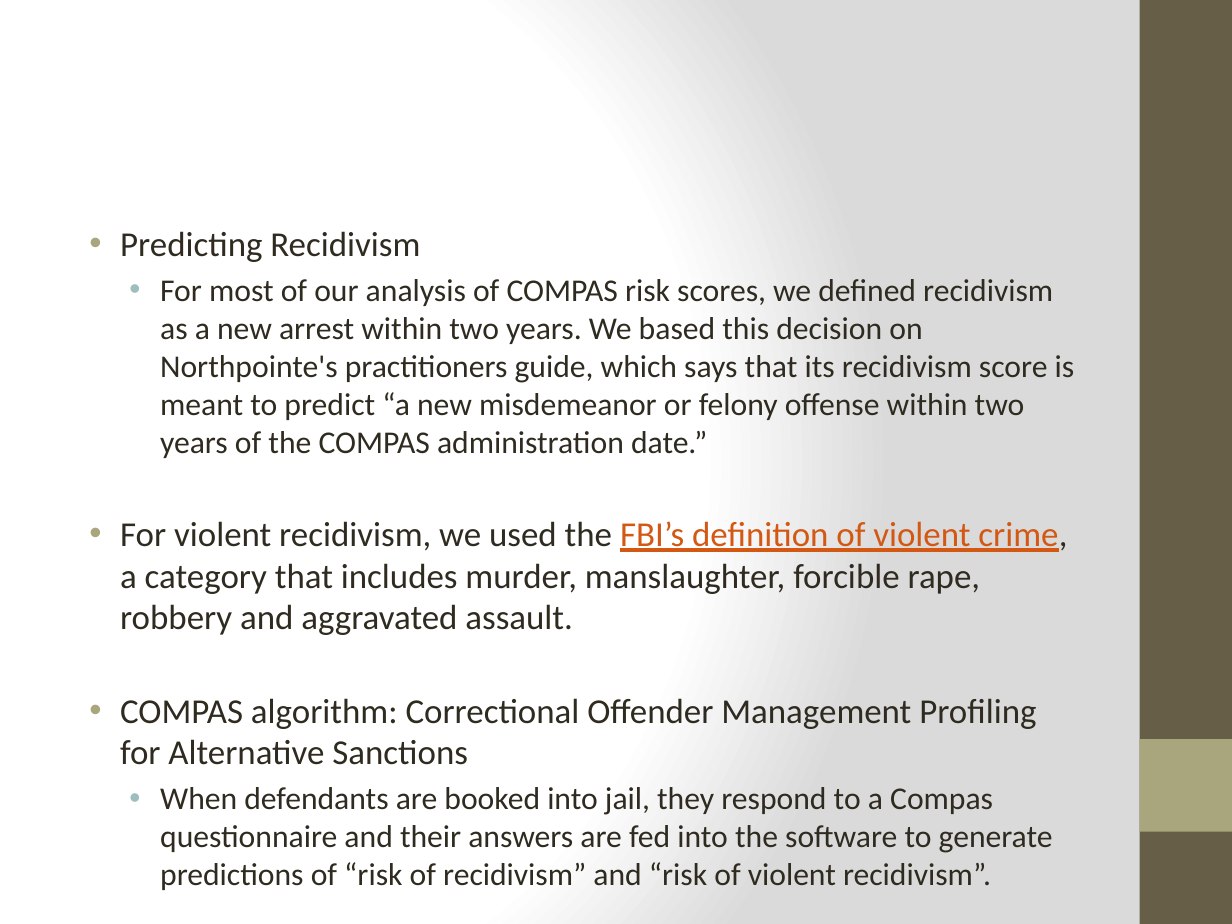
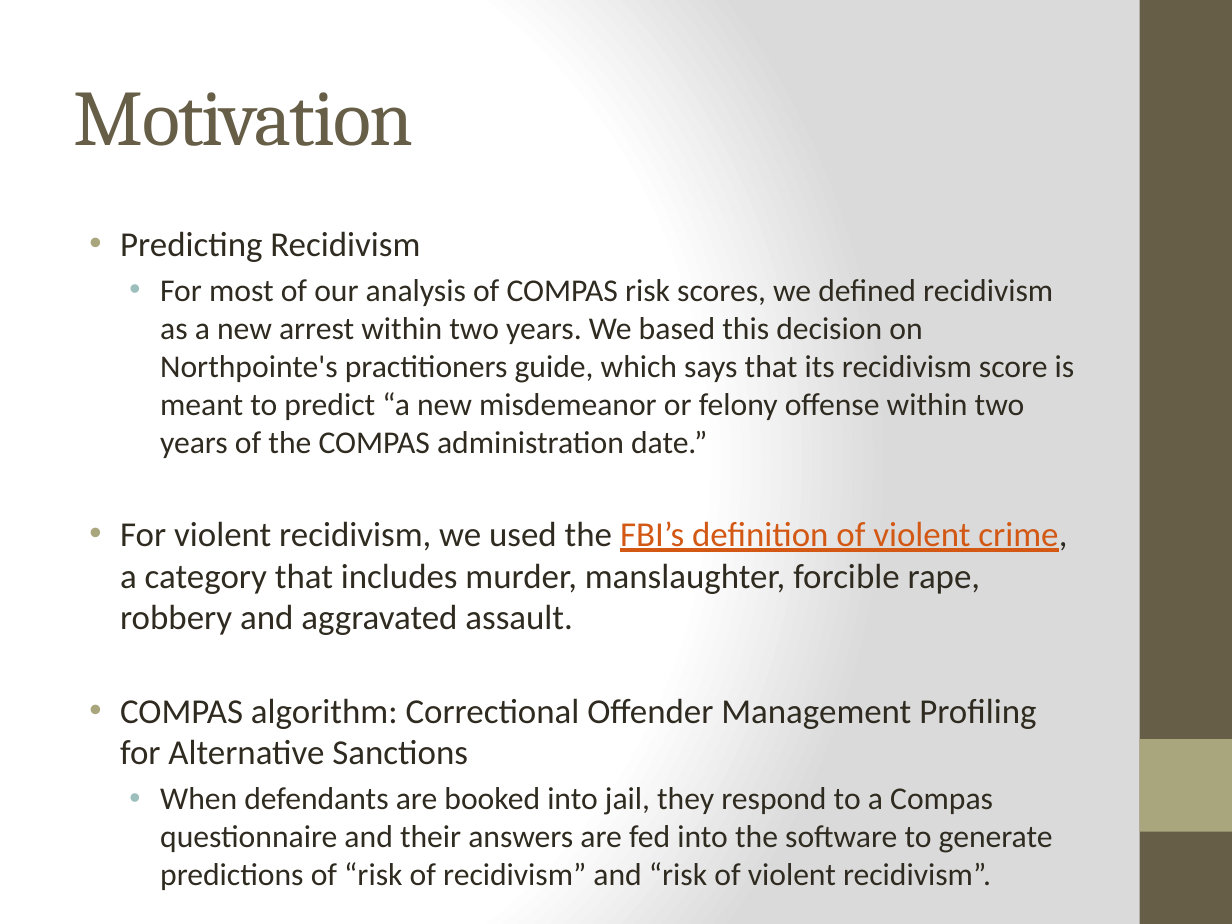
Before and after one commit to janeparkhere/springboard-exercises, a slide deck: slide 3 of Capstone.pptx. Drawn at 1232x924 pixels with LibreOffice and Linux fonts; fonts in the diff are those of the drawing. Boxes give left, top, right and bottom in pixels: in the first picture for what was removed or moved away, otherwise in the second. Text is boxed around its words. In the diff, an @@ line names an element or a change of style, - is before the commit and + after.

```diff
--- a/Capstone.pptx
+++ b/Capstone.pptx
@@ title added at <box>74,92,413,146</box>, 46 pt, text #675E47 @@
+Motivation
```
Also in this commit, not shown: 4 other slides changed, 7 slides added, 13 other files.
